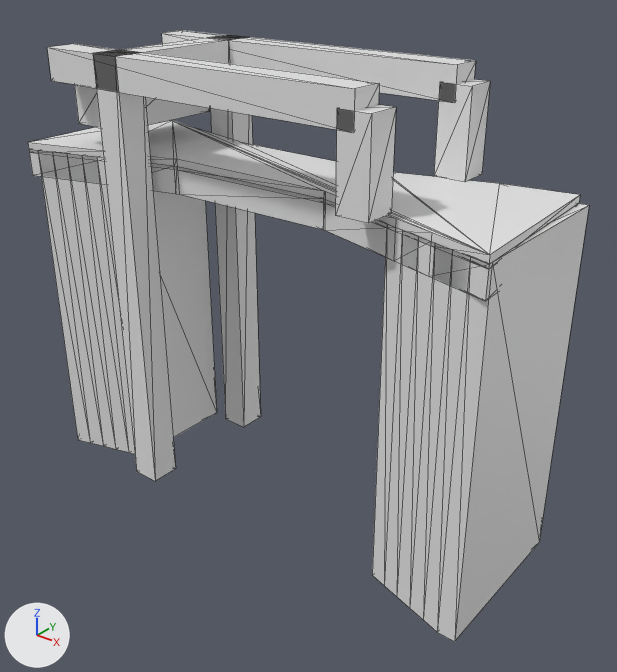
A saved change to the glTF model models/hasselt/hasselt-brug-91dcfd78/hasselt-brug-91dcfd78.glb.
Rendered twice from a 50 mm lens placed at (14.86, -17.19, 6.26), pointed at (0.97, 0.17, -4.5). The axes (+X, +Y, +Z) are drawn at lower left. The lights are the same throughout. The older version comes first. Mesh edges are drawn as thin lines.

In view in the first picture: 'building:balans', 'building:balans 2', 'building:contragewicht', 'building:hamei', 'building:hamei 2', 'building:hangstang', 'building:hangstang 2', 'building:portaal', 'road:dek', 'road:landhoofd (aangenomen)', 'road:landhoofd (aangenomen) 2', 'road:voetpad'.
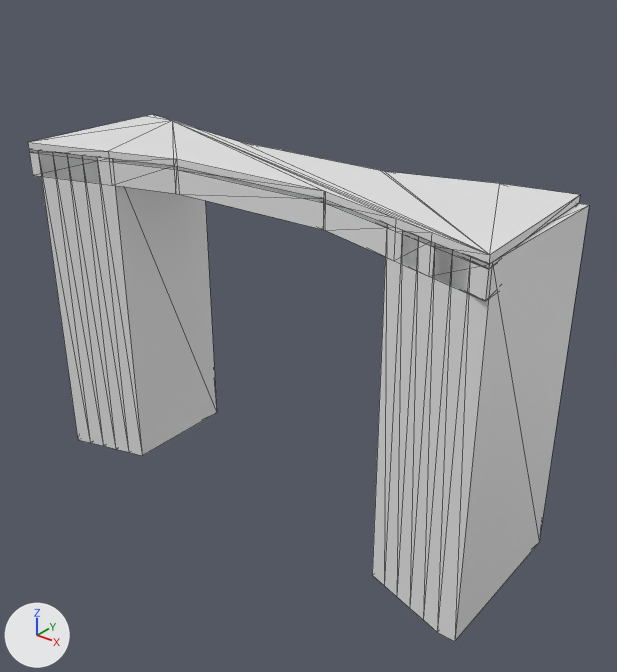
Changed parts and their boxes (x1, y1, x2, y2) in the pictures (617 x 672 px):
'building:hamei 2', deleted: before (93, 50, 176, 481)
'building:balans 2', deleted: before (47, 44, 379, 133)
'building:hamei', deleted: before (210, 35, 261, 427)
'building:balans', deleted: before (162, 30, 476, 103)
'building:hangstang 2', deleted: before (335, 105, 396, 223)
'building:hangstang', deleted: before (434, 79, 490, 182)
'building:contragewicht', deleted: before (74, 85, 209, 128)
'building:portaal', deleted: before (107, 36, 233, 64)

The edits, one by one:
Object 'building:hamei' (ob_building_hamei) is deleted.
Object 'building:hamei 2' (ob_building_hamei_2) is deleted.
Object 'building:portaal' (ob_building_portaal) is deleted.
Object 'building:balans' (ob_building_balans) is deleted.
Object 'building:hangstang' (ob_building_hangstang) is deleted.
Object 'building:balans 2' (ob_building_balans_2) is deleted.
Object 'building:hangstang 2' (ob_building_hangstang_2) is deleted.
Object 'building:contragewicht' (ob_building_contragewicht) is deleted.
